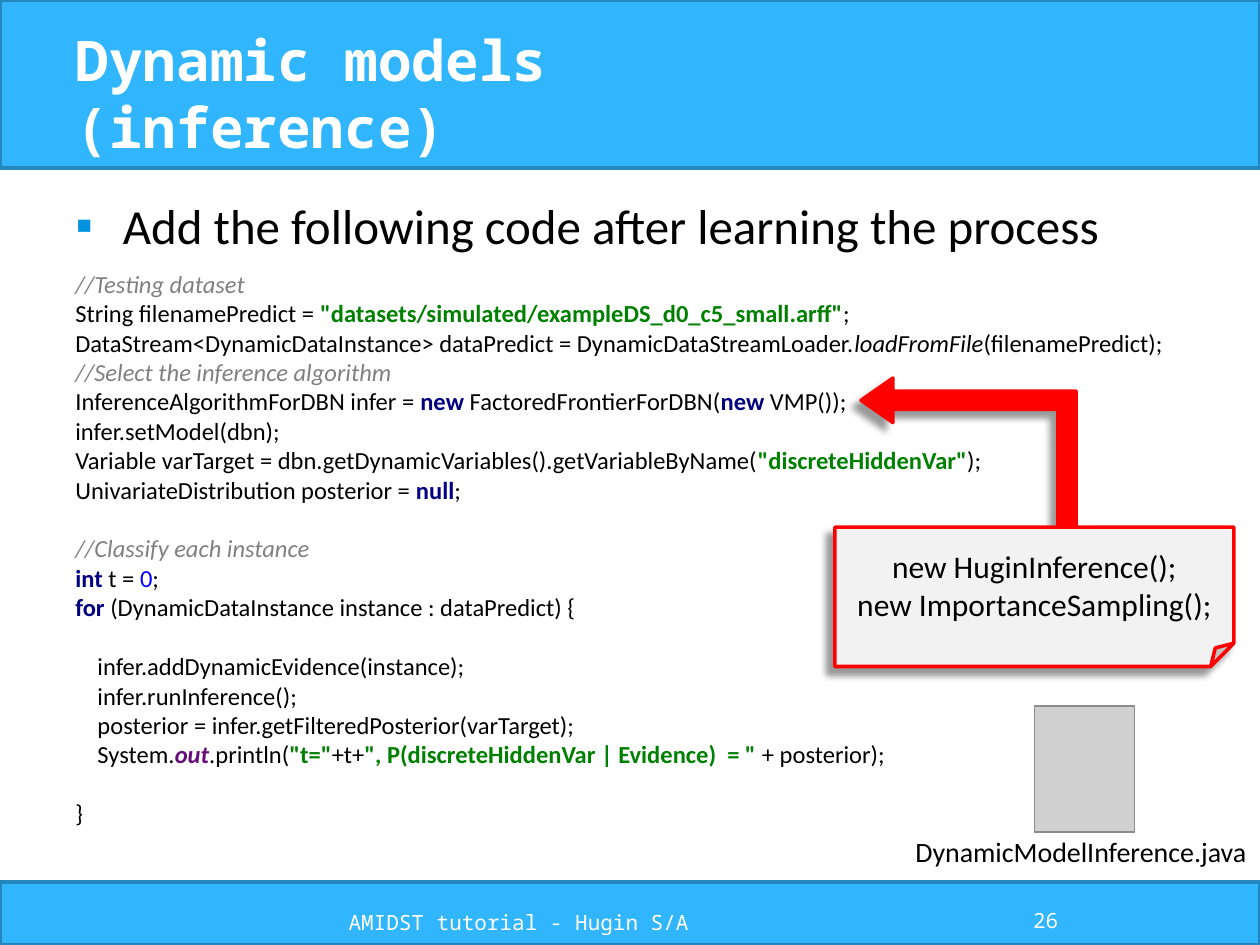
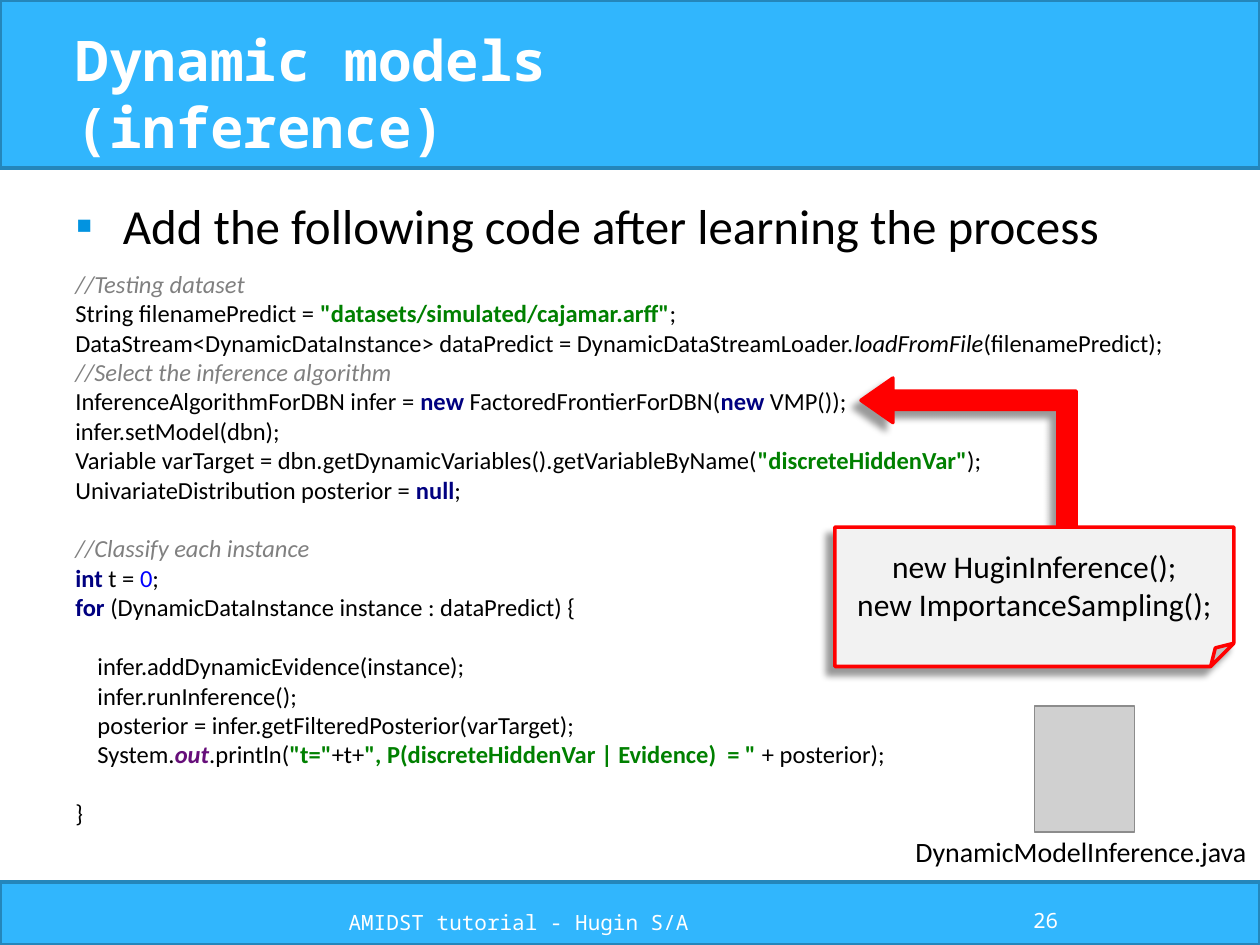
Before and after one commit to amidst/tutorial, a slide deck: slide 26 of doc/slides/AMIDST_slides.pptx. Drawn at 1260x945 pixels with LibreOffice and Linux fonts; fonts in the diff are those of the drawing; grey boxes stand for pictures; background and template pictures are left out. Boxes give left, top, right and bottom in pixels: in the first picture for what was removed or moved away, otherwise in the second. Text is boxed around its words. In the diff, an @@ line names an element or a change of style, - is before the commit and + after.

```diff
--- a/doc/slides/AMIDST_slides.pptx
+++ b/doc/slides/AMIDST_slides.pptx
@@ text at (75,276,1162,767): text changed @@
-//Testing dataset
-String filenamePredict = "datasets/simulated/exampleDS_d0_c5_small.arff";
-DataStream<DynamicDataInstance> dataPredict = DynamicDataStreamLoader.loadFromFile(filenamePredict);
-//Select the inference algorithm
-InferenceAlgorithmForDBN infer = new FactoredFrontierForDBN(new VMP());
-infer.setModel(dbn);
-Variable varTarget = dbn.getDynamicVariables().getVariableByName("discreteHiddenVar");
-UnivariateDistribution posterior = null;
-//Classify each instance
-int t = 0;
-for (DynamicDataInstance instance : dataPredict) {
-infer.addDynamicEvidence(instance);
-infer.runInference();
-posterior = infer.getFilteredPosterior(varTarget);
-System.out.println("t="+t+", P(discreteHiddenVar | Evidence) = " + posterior);
-}
+//Testing dataset
+String filenamePredict = "datasets/simulated/cajamar.arff";
+DataStream<DynamicDataInstance> dataPredict = DynamicDataStreamLoader.loadFromFile(filenamePredict);
+//Select the inference algorithm
+InferenceAlgorithmForDBN infer = new FactoredFrontierForDBN(new VMP());
+infer.setModel(dbn);
+Variable varTarget = dbn.getDynamicVariables().getVariableByName("discreteHiddenVar");
+UnivariateDistribution posterior = null;
+//Classify each instance
+int t = 0;
+for (DynamicDataInstance instance : dataPredict) {
+infer.addDynamicEvidence(instance);
+infer.runInference();
+posterior = infer.getFilteredPosterior(varTarget);
+System.out.println("t="+t+", P(discreteHiddenVar | Evidence) = " + posterior);
+}
```
Also in this commit, not shown: 4 other slides changed, 21 other files.
